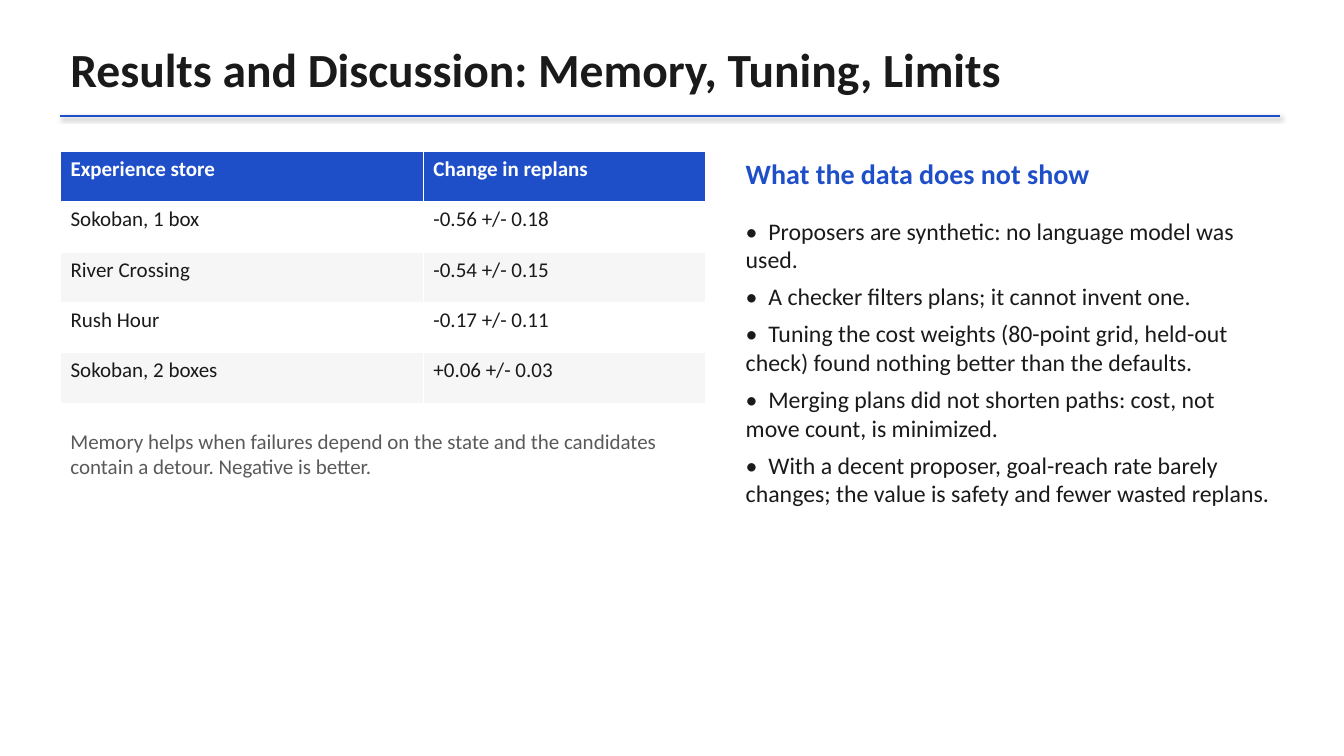
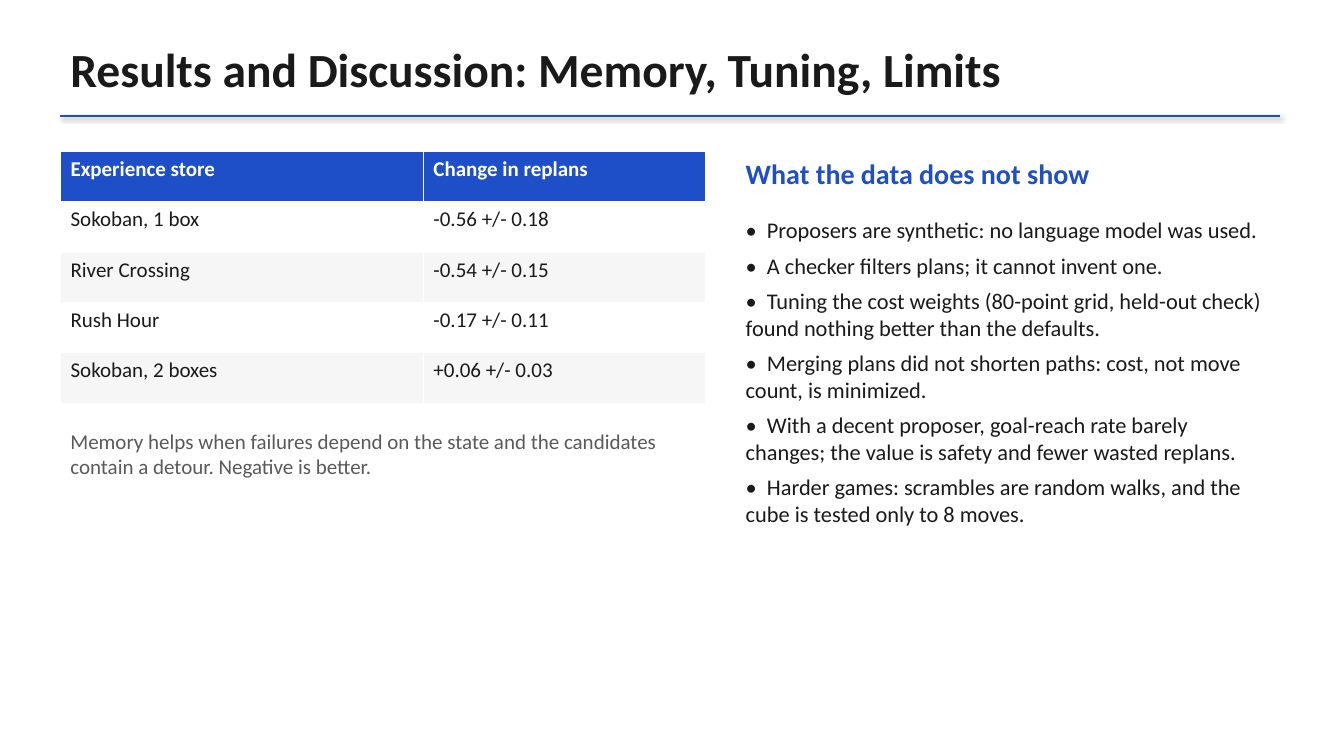
Before and after one commit to Harsh-v69/MachineLearningCP, a slide deck: slide 15 of docs/CP_Project_Review.pptx (slide 12 before the commit). Drawn at 1344x756 pixels with LibreOffice and Linux fonts; fonts in the diff are those of the drawing. Boxes give left, top, right and bottom in pixels: in the first picture for what was removed or moved away, otherwise in the second. Text is boxed around its words. In the diff, an @@ line names an element or a change of style, - is before the commit and + after.

```diff
--- a/docs/CP_Project_Review.pptx
+++ b/docs/CP_Project_Review.pptx
@@ text at [746, 258, 1261, 464]: size 17 to 16 pt in "• Proposers are synthetic: no language model ...", "• A checker filters plans; it cannot ...", "• Tuning the cost weights (80-point grid, ...", "• Merging plans did not shorten paths: ..." and 1 more places @@
@@ text at [746, 479, 1240, 526]: paragraph added @@
+• Harder games: scrambles are random walks, and the cube is tested only to 8 moves.
```
Also in this commit, not shown: 5 other slides changed, 3 slides added, 12 other files.
